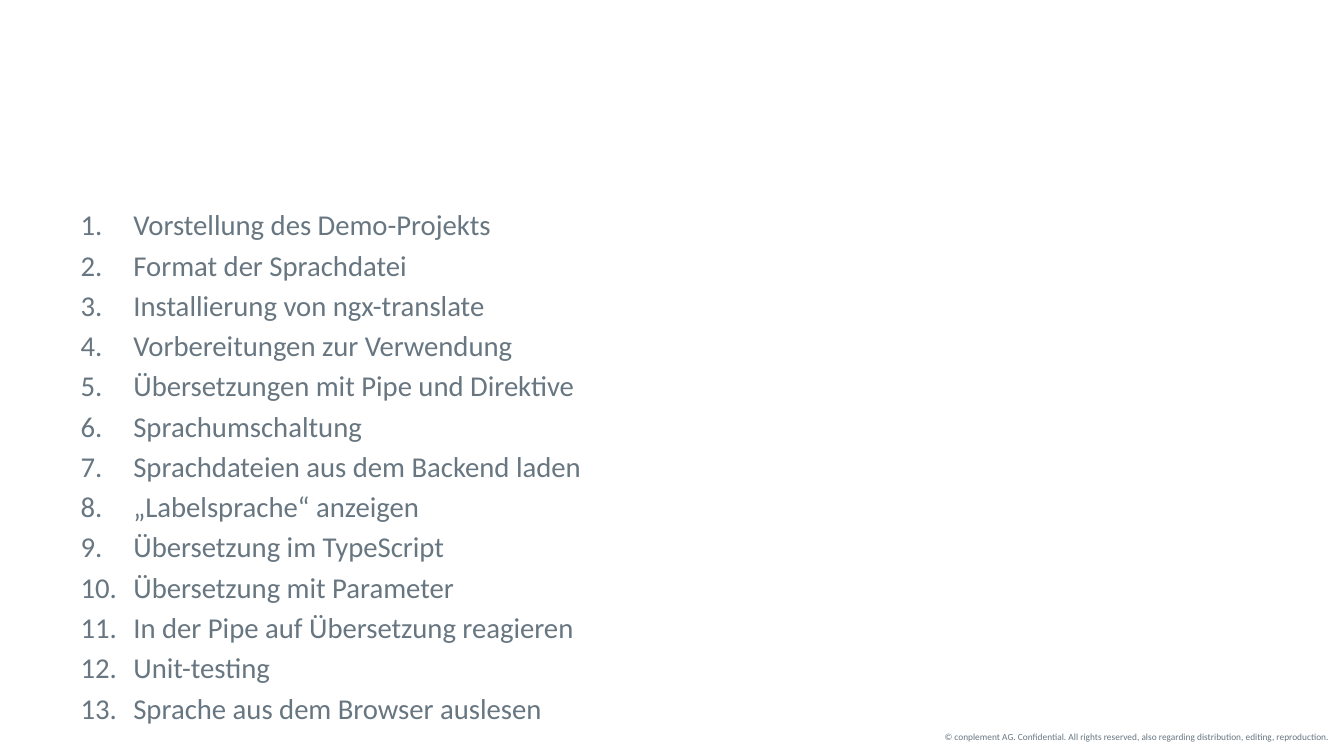
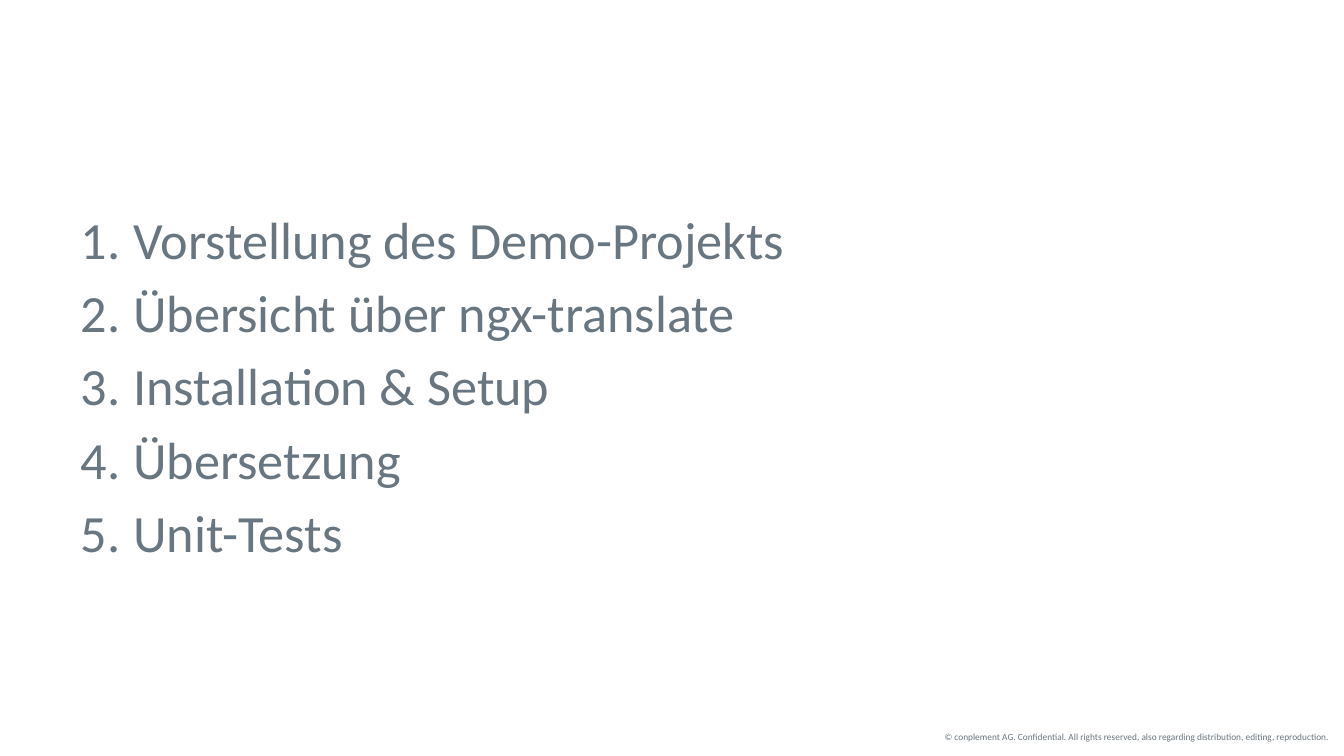
Before and after one commit to bytePassion/wdc_Talk_ngx-translate, a slide deck: slide 6 of Talk/Vortrag.pptx (slide 3 before the commit). Drawn at 1344x756 pixels with LibreOffice and Linux fonts; fonts in the diff are those of the drawing; background and template pictures are left out. Boxes give left, top, right and bottom in pixels: in the first picture for what was removed or moved away, otherwise in the second. Text is boxed around its words. In the diff, an @@ line names an element or a change of style, - is before the commit and + after.

Commit message:
improved slides and more

```diff
--- a/Talk/Vortrag.pptx
+++ b/Talk/Vortrag.pptx
@@ text at <box>133,222,784,268</box>: size 15.4 to 28 pt in "Vorstellung des Demo-Projekts"; more space between paragraphs @@
@@ text at <box>133,290,735,553</box>: text changed; size 15.4 to 28 pt @@
-2. Format der Sprachdatei
-3. Installierung von ngx-translate
-4. Vorbereitungen zur Verwendung
-5. Übersetzungen mit Pipe und Direktive
-6. Sprachumschaltung
-7. Sprachdateien aus dem Backend laden
-8. „Labelsprache“ anzeigen
-9. Übersetzung im TypeScript
-10. Übersetzung mit Parameter
-11. In der Pipe auf Übersetzung reagieren
-12. Unit-testing
-13. Sprache aus dem Browser auslesen
+2. Übersicht über ngx-translate
+3. Installation & Setup
+4. Übersetzung
+5. Unit-Tests
```
Also in this commit, not shown: 1 other slide changed, 9 slides added, 2 slides removed, 3 other files.
